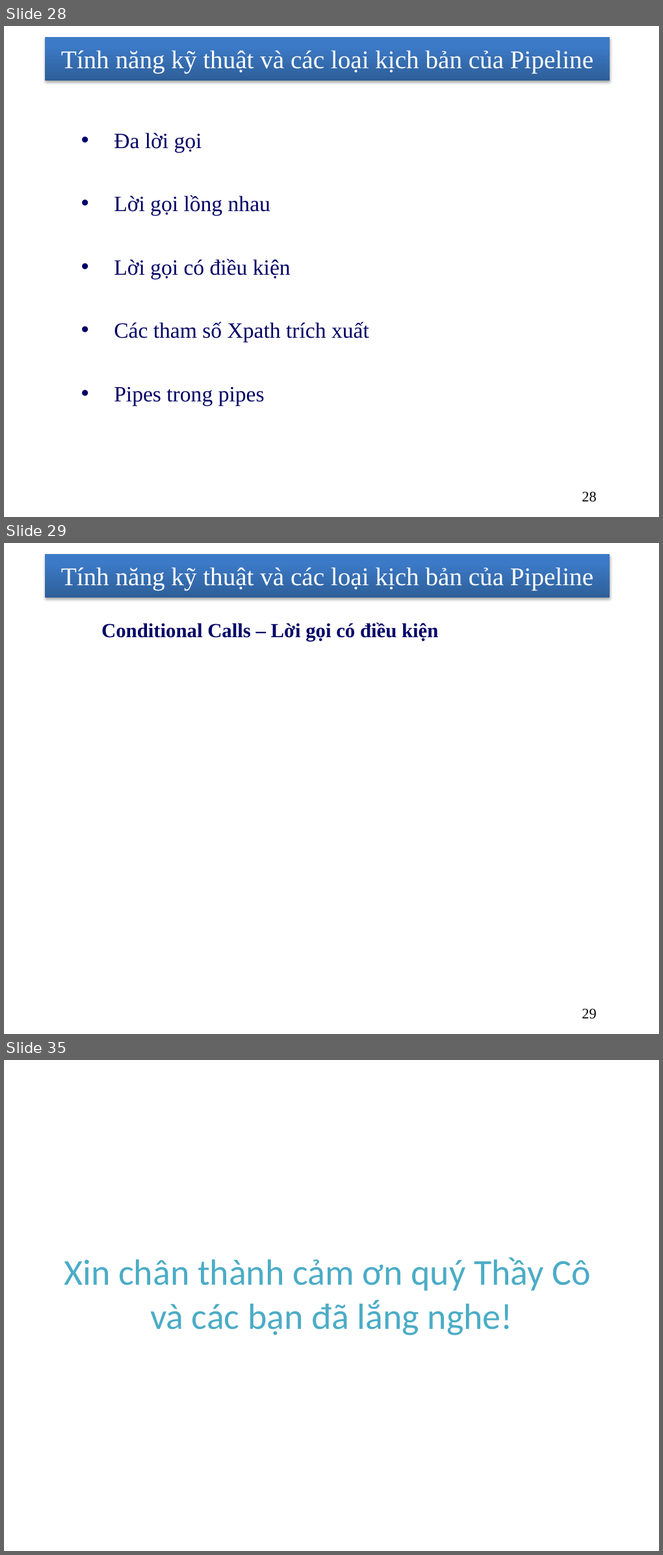
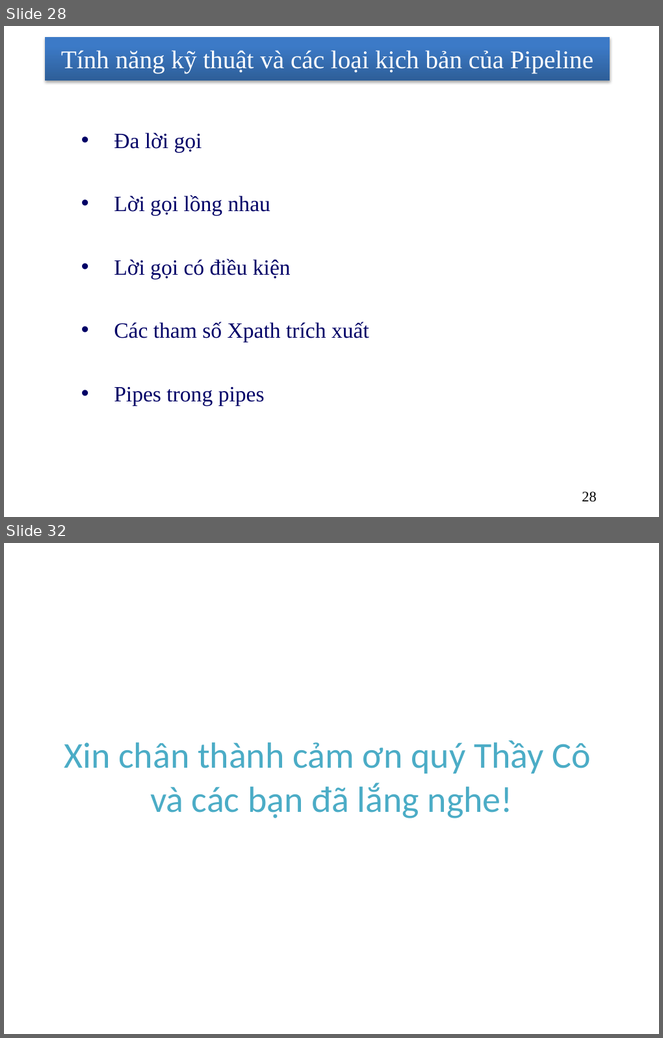
Before and after one commit to nhanhnt/LUANVAN, a slide deck: WORD/luanvan_nhanhnt_ver8.pptx. Shown one above the other, each under a label of ours: slides 28, 29 and 35 before the commit, slides 28 and 32 after it; the slides between them are not shown. The pictures are 663x1555 and 663x1038 pixels, drawn with LibreOffice and Linux fonts; fonts in the diff are those of the drawing; background and template pictures are left out. Boxes give left, top, right and bottom in pixels: in the first picture for what was removed or moved away, otherwise in the second. Text is boxed around its words. In the diff, an @@ line names an element or a change of style, - is before the commit and + after.

```diff
--- a/WORD/luanvan_nhanhnt_ver8.pptx
+++ b/WORD/luanvan_nhanhnt_ver8.pptx
@@ slide 29 removed at [4,543,659,1034], background picture (left out); not listed: 1 template element that a slide beside it also shows @@
@@ title removed at [61,567,594,590] @@
-Tính năng kỹ thuật và các loại kịch bản của Pipeline
@@ text removed at [102,622,438,641] @@
-    Conditional Calls – Lời gọi có điều kiện
@@ page number removed at [582,1009,596,1019] @@
-29
@@ what was slide 35 is now slide 32 @@
```
Also in this commit, not shown: 3 slides changed, 2 other slides removed.
